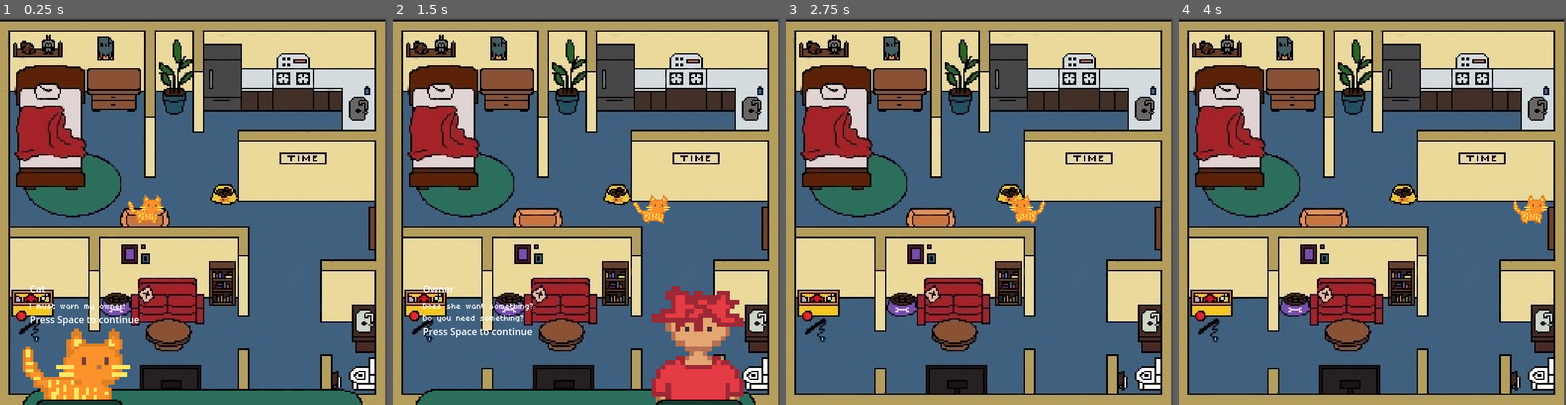
Above: before the commit, frames 1-4 (left to right).
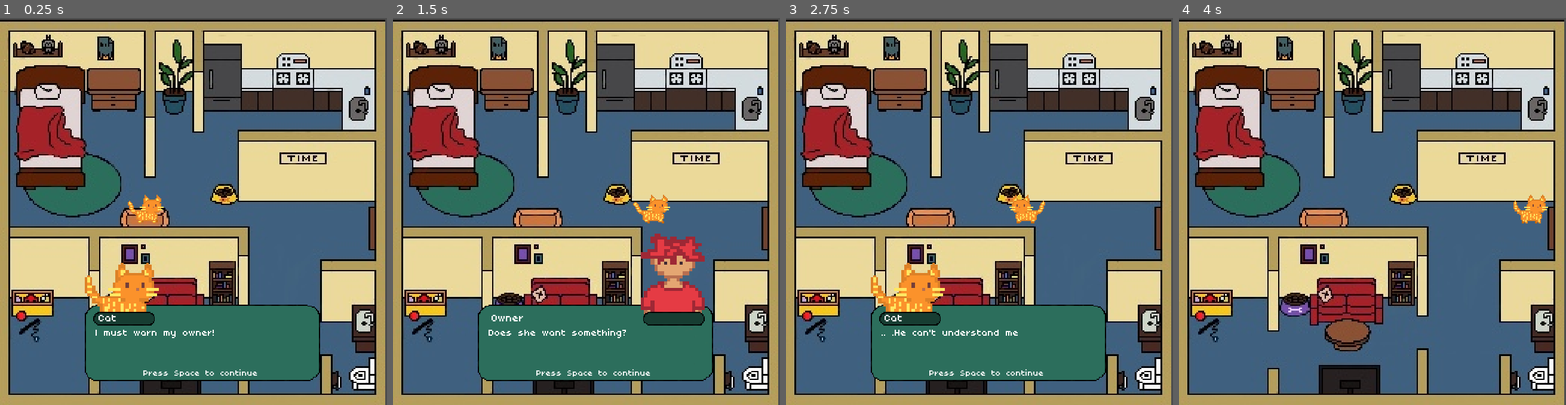
Above: after the commit, the same moments.

Repository: chau34/Komori-Con-Game-Jam-SP26
Game: Godot game, scene res://scenes/House.tscn
The game is run twice, just before and just after one commit, with the same random seed, the same clock (stepped at 60 frames per second) and the same inputs. This scene is started directly instead of the project's main scene.
Inputs:
- Up to frame 1 (0.25 s): no input
- Up to frame 2 (1.5 s): tap Space at 0.5, 1.25 s; hold Right (ui_right) from 0.53 s (still down); tap Enter (ui_accept) at 0.77 s
- Up to frame 3 (2.75 s): tap Enter (ui_accept) at 1.52 s; tap Space at 2 s; release Right (ui_right) at 2.03 s; hold Left (ui_left) from 2.03 s (still down)
- Up to frame 4 (4 s): tap Space at 2.75 s; release Left (ui_left) at 2.78 s; hold Right (ui_right) from 2.78 s (still down); tap Enter (ui_accept) at 3.02, 3.77 s

The runs differ from the first frame. In frame 1, 18% of the frame differs, in the area x 5-94%, y 63-100%; in frame 2, 19%, in the area x 5-94%, y 55-100%; in frame 3, 13%; in frame 4, nothing differs.

Commit message:
dialogue done

Diff:
--- a/komoricon-game-jam-2026---new-repo/scenes/House.tscn
+++ b/komoricon-game-jam-2026---new-repo/scenes/House.tscn
@@ -20,7 +20,8 @@
 physics_layer_0/collision_layer = 1
 sources/0 = SubResource("TileSetAtlasSource_r2usd")
 
-[sub_resource type="StyleBoxTexture" id="StyleBoxTexture_etd6b"]
+[sub_resource type="StyleBoxFlat" id="StyleBoxFlat_lr155"]
+bg_color = Color(0.6, 0.6, 0.6, 0)
 
 [node name="House" type="Node2D"]
 script = ExtResource("1_ispqn")
@@ -49,52 +50,76 @@
 tile_set = SubResource("TileSet_ispqn")
 
 [node name="DialogueLayer" type="CanvasLayer" parent="."]
-visible = false
+layer = 20
 
-[node name="DialoguePanel" type="PanelContainer" parent="DialogueLayer"]
-anchors_preset = 12
+[node name="DialogueRoot" type="Control" parent="DialogueLayer"]
+layout_mode = 3
+anchors_preset = 15
+anchor_right = 1.0
+anchor_bottom = 1.0
+grow_horizontal = 2
+grow_vertical = 2
+
+[node name="DialoguePanel" type="Panel" parent="DialogueLayer/DialogueRoot"]
+custom_minimum_size = Vector2(0, 150)
+layout_mode = 1
+anchors_preset = -1
 anchor_top = 1.0
 anchor_right = 1.0
 anchor_bottom = 1.0
+offset_left = 24.0
 offset_top = -160.0
+offset_right = -24.0
+offset_bottom = -24.0
 grow_horizontal = 2
 grow_vertical = 0
-theme_override_styles/panel = SubResource("StyleBoxTexture_etd6b")
+theme_override_styles/panel = SubResource("StyleBoxFlat_lr155")
 
-[node name="Portrait" type="TextureRect" parent="DialogueLayer/DialoguePanel"]
-layout_mode = 2
+[node name="Portrait" type="TextureRect" parent="DialogueLayer/DialogueRoot/DialoguePanel"]
+custom_minimum_size = Vector2(128, 128)
+layout_direction = 2
+layout_mode = 0
+offset_left = -550.0
+offset_top = -288.0
+offset_right = 1182.0
+offset_bottom = 160.0
 size_flags_horizontal = 3
-stretch_mode = 6
+expand_mode = 1
+stretch_mode = 5
 
-[node name="MarginContainer" type="MarginContainer" parent="DialogueLayer/DialoguePanel"]
-layout_mode = 2
-theme_override_constants/margin_left = 50
-theme_override_constants/margin_top = 50
-theme_override_constants/margin_right = 50
-theme_override_constants/margin_bottom = 50
+[node name="SpeakerLabel" type="Label" parent="DialogueLayer/DialogueRoot/DialoguePanel"]
+layout_mode = 0
+offset_left = 141.0
+offset_top = 9.0
+offset_right = 791.0
+offset_bottom = 53.0
+theme_override_fonts/font = ExtResource("5_etd6b")
+theme_override_font_sizes/font_size = 22
 
-[node name="VBoxContainer" type="VBoxContainer" parent="DialogueLayer/DialoguePanel/MarginContainer"]
-layout_mode = 2
-
-[node name="SpeakerLabel" type="Label" parent="DialogueLayer/DialoguePanel/MarginContainer/VBoxContainer"]
-layout_mode = 2
-
-[node name="DialogueLabel" type="RichTextLabel" parent="DialogueLayer/DialoguePanel/MarginContainer/VBoxContainer"]
-layout_mode = 2
+[node name="DialogueLabel" type="RichTextLabel" parent="DialogueLayer/DialogueRoot/DialoguePanel"]
+layout_mode = 0
+offset_left = 136.0
+offset_top = 36.0
+offset_right = 536.0
+offset_bottom = 156.0
+size_flags_vertical = 3
+theme_override_constants/line_separation = 3
 theme_override_fonts/normal_font = ExtResource("5_etd6b")
+theme_override_font_sizes/normal_font_size = 20
 bbcode_enabled = true
 fit_content = true
 scroll_active = false
-autowrap_mode = 2
 horizontal_alignment = 3
 vertical_alignment = 3
 
-[node name="HintLabel" type="Label" parent="DialogueLayer/DialoguePanel/MarginContainer/VBoxContainer"]
-layout_mode = 2
-
-[node name="HBoxContainer" type="HBoxContainer" parent="DialogueLayer/DialoguePanel/MarginContainer"]
-layout_mode = 2
-theme_override_constants/separation = 16
+[node name="HintLabel" type="Label" parent="DialogueLayer/DialogueRoot/DialoguePanel"]
+layout_mode = 0
+offset_left = 216.0
+offset_top = 105.0
+offset_right = 864.0
+offset_bottom = 131.0
+theme_override_fonts/font = ExtResource("5_etd6b")
+theme_override_font_sizes/font_size = 18
 
 [node name="House" type="AudioStreamPlayer" parent="."]
 stream = ExtResource("6_lr155")
--- a/komoricon-game-jam-2026---new-repo/scripts/House.gd
+++ b/komoricon-game-jam-2026---new-repo/scripts/House.gd
@@ -3,10 +3,10 @@
 
 @onready var dialogue_layer: CanvasLayer = $DialogueLayer
 
-@onready var portrait: TextureRect = $DialogueLayer/DialoguePanel/Portrait
-@onready var speaker_label: Label = $DialogueLayer/DialoguePanel/MarginContainer/VBoxContainer/SpeakerLabel
-@onready var dialogue_label: RichTextLabel = $DialogueLayer/DialoguePanel/MarginContainer/VBoxContainer/DialogueLabel
-@onready var hint_label: Label = $DialogueLayer/DialoguePanel/MarginContainer/VBoxContainer/HintLabel
+@onready var portrait: TextureRect = $DialogueLayer/DialogueRoot/DialoguePanel/Portrait
+@onready var speaker_label: Label = $DialogueLayer/DialogueRoot/DialoguePanel/SpeakerLabel
+@onready var dialogue_label: RichTextLabel = $DialogueLayer/DialogueRoot/DialoguePanel/DialogueLabel
+@onready var hint_label: Label = $DialogueLayer/DialogueRoot/DialoguePanel/HintLabel
 
 const CAT_PORTRAIT: Texture2D = preload("res://assets/cat-dialogue.png")
 const OWNER_PORTRAIT: Texture2D = preload("res://assets/human-dialogue.png")
@@ -15,8 +15,10 @@
 	{"speaker": "Cat", "text": "I must warn my owner!"},
 	{"speaker": "Cat", "text": "*cat runs up to owner*"},
 	{"speaker": "Cat", "text": "Meowwww, Meow Meow Meowww"},
-	{"speaker": "Owner", "text": "Does she want something?\nDo you need something?"},
-	{"speaker": "Cat", "text": "He can't understand me, I'll have to find another way to stop him..."}
+	{"speaker": "Owner", "text": "Does she want something?"},
+	{"speaker": "Owner", "text": "Does you need something?"},
+	{"speaker": "Cat", "text": ".. .He can't understand me"},
+	{"speaker": "Cat", "text": "I'll have to find another way to stop him"}
 ]
 
 var idx: int = 0
